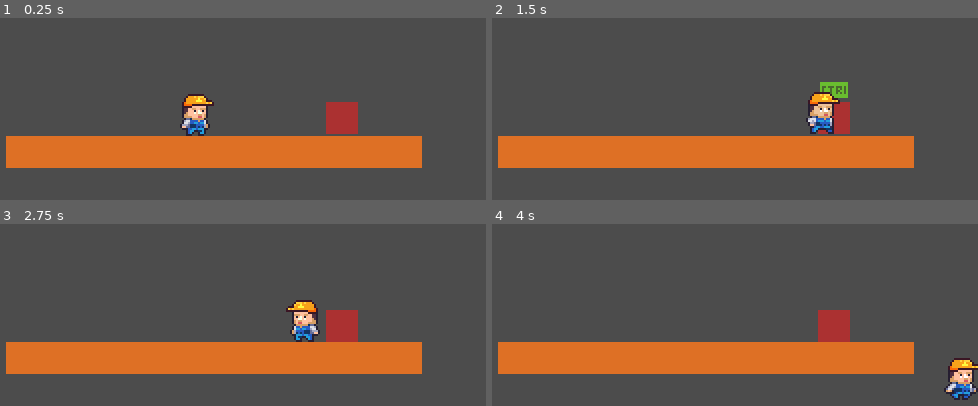
Above: before the commit, frames 1-4 (two rows, left to right).
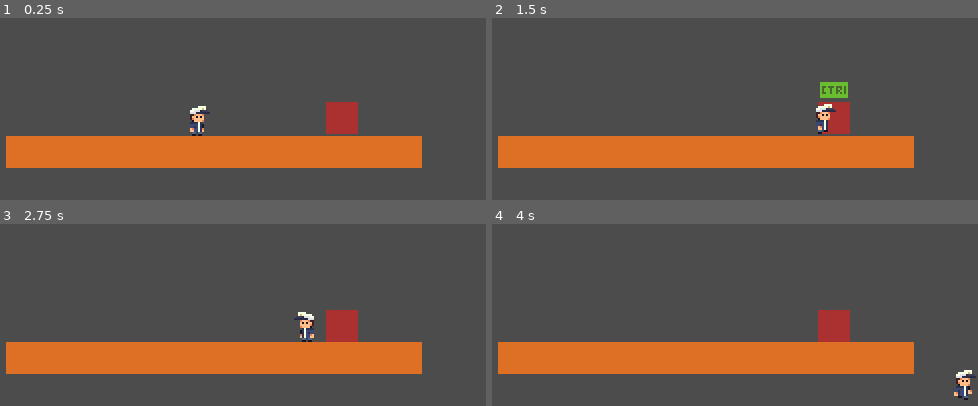
Above: after the commit, the same moments.

Repository: richardcoldwell74/godot_Ship_Happens
Game: Godot game, scene res://Level/Level.tscn
The game is run twice, just before and just after one commit, with the same random seed, the same clock (stepped at 60 frames per second) and the same inputs.
Inputs (mouse positions are in pixels of both pictures, inside the frame that each line leads up to):
- Up to frame 1 (0.25 s): no input
- Up to frame 2 (1.5 s): tap Enter at 0.5 s; move the mouse to (798, 138) at 0.52 s; hold D (player_right) from 0.53 s (still down); click (798, 138) at 0.67 s; tap Space (player_jump) at 0.77 s; move the mouse to (530, 174) at 1.27 s
- Up to frame 3 (2.75 s): tap Space (player_jump) at 1.52 s; move the mouse to (228, 282) at 2.02 s; release D (player_right) at 2.03 s; hold A (player_left) from 2.03 s (still down)
- Up to frame 4 (4 s): move the mouse to (outside the picture) at 2.77 s; release A (player_left) at 2.78 s; hold D (player_right) from 2.78 s (still down); click (outside the picture) at 2.92 s; tap Space (player_jump) at 3.02, 3.77 s; move the mouse to (outside the picture) at 3.52 s

The runs differ from the first frame. In frame 1, 1.1% of the frame differs, in the area x 37-45%, y 41-65%; in frame 2, 1.2%; in frame 3, 1.2%; in frame 4, 1.2%, in the area x 93-100%, y 73-97%.

Commit message:
added player sprite

Diff:
--- a/Player/Player.tscn
+++ b/Player/Player.tscn
@@ -33,12 +33,11 @@
 "times": PoolRealArray( 0 ),
 "transitions": PoolRealArray( 1 ),
 "update": 1,
-"values": [ 8 ]
+"values": [ 3 ]
 }
 
 [sub_resource type="Animation" id=6]
 resource_name = "idle"
-length = 0.2
 loop = true
 tracks/0/type = "value"
 tracks/0/path = NodePath("Sprite:frame")
@@ -47,10 +46,10 @@
 tracks/0/imported = false
 tracks/0/enabled = true
 tracks/0/keys = {
-"times": PoolRealArray( 0, 0.1 ),
-"transitions": PoolRealArray( 1, 1 ),
+"times": PoolRealArray( 0 ),
+"transitions": PoolRealArray( 1 ),
 "update": 1,
-"values": [ 12, 13 ]
+"values": [ 4 ]
 }
 
 [sub_resource type="Animation" id=4]
@@ -65,12 +64,12 @@
 "times": PoolRealArray( 0 ),
 "transitions": PoolRealArray( 1 ),
 "update": 1,
-"values": [ 4 ]
+"values": [ 1 ]
 }
 
 [sub_resource type="Animation" id=3]
 resource_name = "run"
-length = 0.3
+length = 0.4
 loop = true
 tracks/0/type = "value"
 tracks/0/path = NodePath("Sprite:frame")
@@ -94,10 +93,10 @@
 shape = SubResource( 1 )
 
 [node name="Sprite" type="Sprite" parent="."]
-position = Vector2( -1, -16 )
+position = Vector2( 0, -8 )
 texture = ExtResource( 1 )
-hframes = 4
-vframes = 4
+hframes = 8
+vframes = 8
 
 [node name="AnimationPlayer" type="AnimationPlayer" parent="."]
 anims/RESET = SubResource( 2 )
Binary file changed: Player/textures/player_sheet.png
